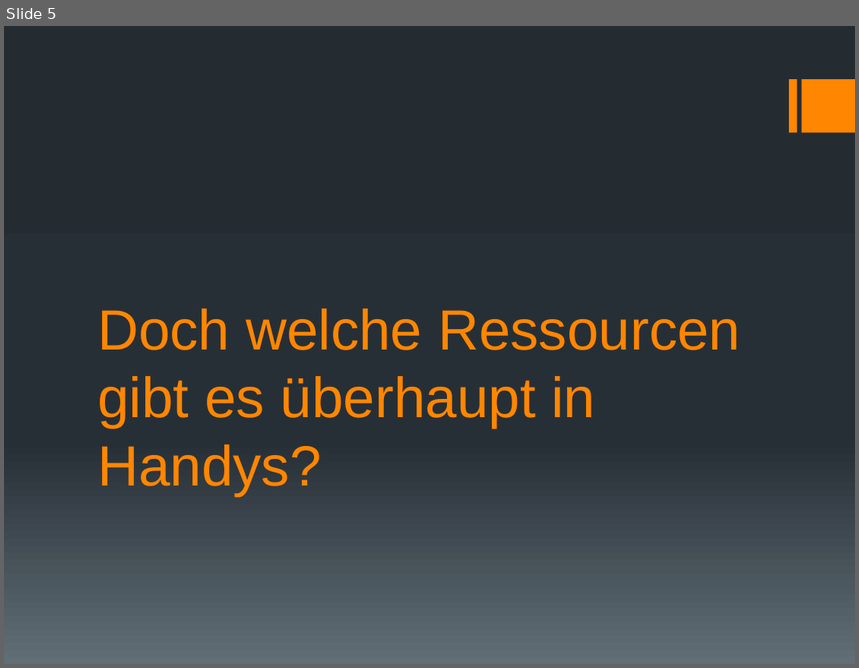
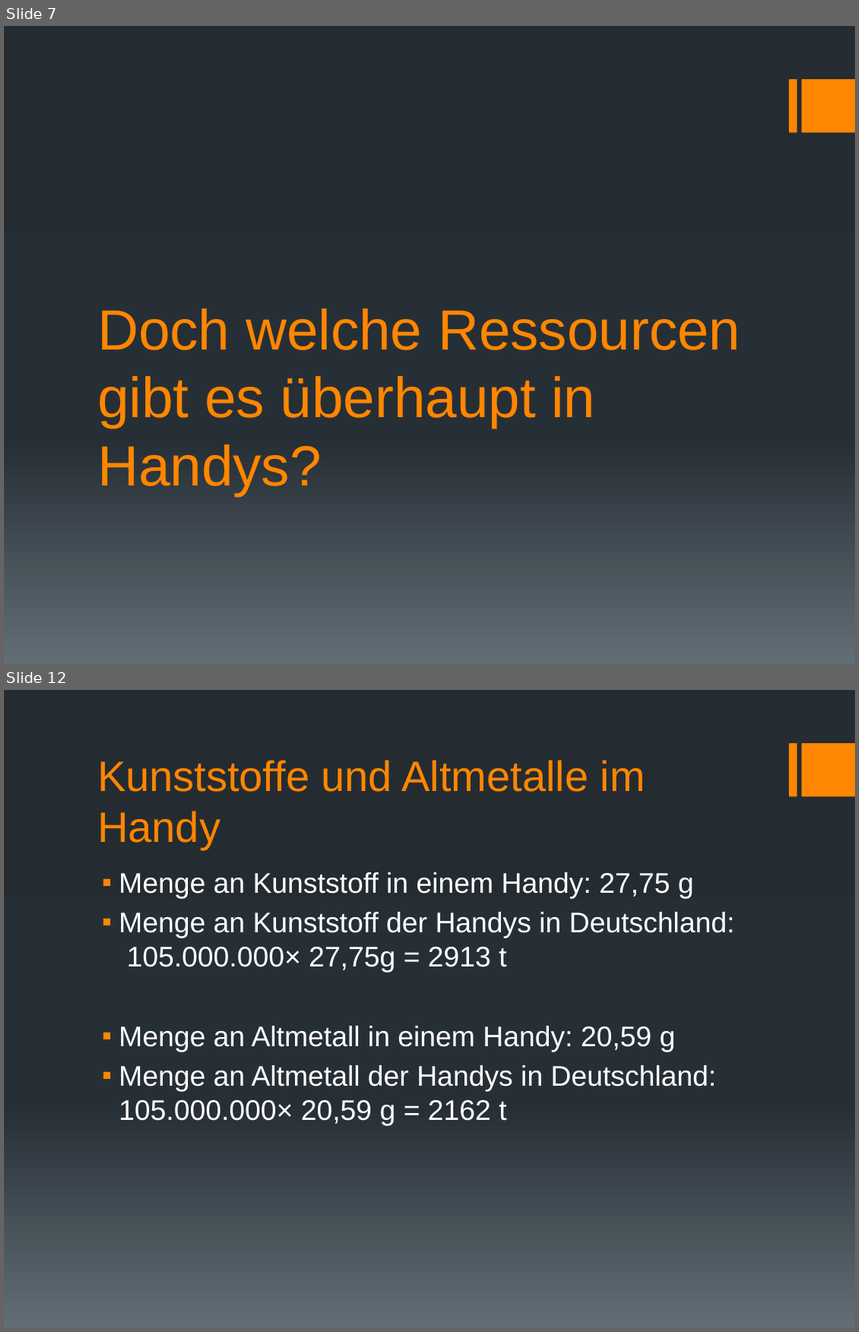
Before and after one commit to GymWenFLL/tpp_presentation, a slide deck: Gesamtpräsentation.pptx. Shown one above the other, each under a label of ours: slide 5 before the commit, slides 7 and 12 after it; the slides between them are not shown. The pictures are 859x668 and 859x1332 pixels, drawn with LibreOffice and Linux fonts; fonts in the diff are those of the drawing. Boxes give left, top, right and bottom in pixels: in the first picture for what was removed or moved away, otherwise in the second. Text is boxed around its words. In the diff, an @@ line names an element or a change of style, - is before the commit and + after.

```diff
--- a/Gesamtpräsentation.pptx
+++ b/Gesamtpräsentation.pptx
@@ slide 12 added at [4, 690, 855, 1328], background gradient #242C33 to #273037 to #636D76; not listed: 2 template elements that a slide beside it also shows @@
@@ title added at [97, 760, 645, 850], 36 pt, text #FF8600 @@
+Kunststoffe und Altmetalle im Handy
@@ text added at [119, 872, 735, 1125], 24 pt, text #FFFFFF @@
+▪ Menge an Kunststoff in einem Handy: 27,75 g
+▪ Menge an Kunststoff der Handys in Deutschland:
+  105.000.000× 27,75g = 2913 t
+▪ Menge an Altmetall in einem Handy: 20,59 g
+▪ Menge an Altmetall der Handys in Deutschland:
+  105.000.000× 20,59 g = 2162 t
@@ what was slide 5 is now slide 7 @@
```
Also in this commit, not shown: 10 slides changed, 11 other slides added, 8 slides removed, 2 other files.
